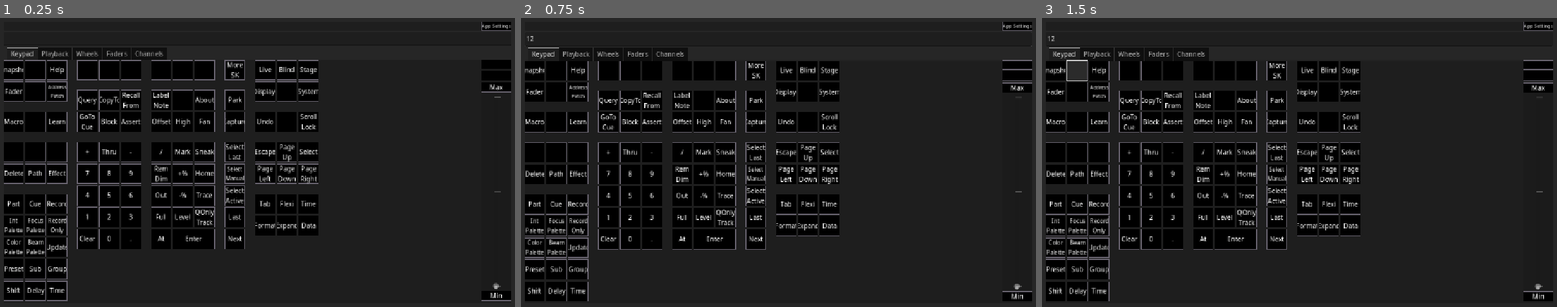
Above: before the commit, frames 1-3 (left to right).
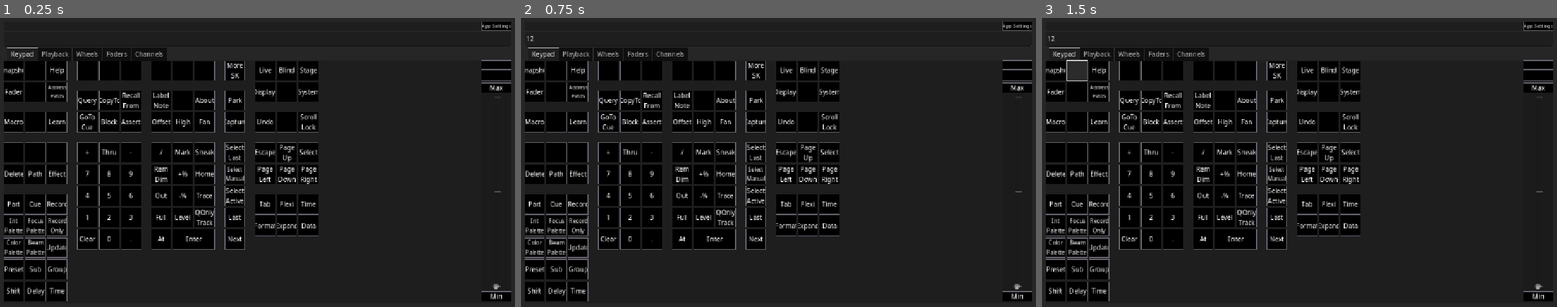
Above: after the commit, the same moments.

Repository: CoffeeCoder1/etc-eos-remote
Game: Godot game, scene res://scenes/main/main.tscn
Two runs of this game, one before a commit and one after it. Both use one fixed random seed, a clock stepped at 60 frames per second and the inputs below.
Inputs (mouse positions are in pixels of both pictures, inside the frame that each line leads up to):
- Up to frame 1 (0.25 s): no input
- Up to frame 2 (0.75 s): click (778, 38) at 0.52 s; type "12" at 0.6 s
- Up to frame 3 (1.5 s): click (1078, 70) at 1.27 s

The runs differ from the first frame. In frame 1, 4.9% of the frame differs, in the area x 0-100%, y 11-98%; in frame 2, nothing differs; in frame 3, nothing differs.

Commit message:
Apply the theme globally through the project settings
This makes the theme appear when looking at scenes individually instead
of only appearing when they are children of the main scene.

Diff:
--- /dev/null
+++ b/assets/theme.tres
@@ -0,0 +1,86 @@
+[gd_resource type="Theme" load_steps=10 format=3 uid="uid://dyscxbc331e2o"]
+
+[ext_resource type="FontFile" uid="uid://df16t0vkt0ont" path="res://assets/fonts/noto_sans/NotoSans-VariableFont_wdth,wght.ttf" id="1_wl1kw"]
+[ext_resource type="FontFile" uid="uid://dpqtehi0nif5p" path="res://assets/fonts/noto_emoji/NotoEmoji-VariableFont_wght.ttf" id="2_lu33j"]
+
+[sub_resource type="StyleBoxFlat" id="StyleBoxFlat_5n5nr"]
+content_margin_left = 4.0
+content_margin_top = 4.0
+content_margin_right = 4.0
+content_margin_bottom = 4.0
+bg_color = Color(0.1, 0.1, 0.1, 0.3)
+border_width_left = 1
+border_width_top = 1
+border_width_right = 1
+border_width_bottom = 1
+border_color = Color(0.8, 0.8, 0.8, 0.184314)
+corner_detail = 5
+
+[sub_resource type="StyleBoxFlat" id="StyleBoxFlat_oopuq"]
+content_margin_left = 4.0
+content_margin_top = 4.0
+content_margin_right = 4.0
+content_margin_bottom = 4.0
+bg_color = Color(1, 1, 1, 0.75)
+draw_center = false
+border_width_left = 2
+border_width_top = 2
+border_width_right = 2
+border_width_bottom = 2
+corner_detail = 5
+expand_margin_left = 2.0
+expand_margin_top = 2.0
+expand_margin_right = 2.0
+expand_margin_bottom = 2.0
+
+[sub_resource type="StyleBoxFlat" id="StyleBoxFlat_j64ox"]
+bg_color = Color(0.167451, 0.167451, 0.167451, 1)
+border_width_left = 1
+border_width_top = 1
+border_width_right = 1
+border_width_bottom = 1
+border_color = Color(0.4123, 0.39294, 0.440007, 1)
+
+[sub_resource type="StyleBoxFlat" id="StyleBoxFlat_4f643"]
+bg_color = Color(0, 0, 0, 1)
+border_width_left = 1
+border_width_top = 1
+border_width_right = 1
+border_width_bottom = 1
+border_color = Color(0.4123, 0.39294, 0.440007, 1)
+
+[sub_resource type="StyleBoxFlat" id="StyleBoxFlat_80rpq"]
+bg_color = Color(0.163861, 0.163861, 0.163861, 1)
+border_width_left = 1
+border_width_top = 1
+border_width_right = 1
+border_width_bottom = 1
+border_color = Color(0.74127, 0.446711, 5.77569e-07, 1)
+
+[sub_resource type="StyleBoxFlat" id="StyleBoxFlat_11fej"]
+content_margin_left = 4.0
+content_margin_top = 4.0
+content_margin_right = 4.0
+content_margin_bottom = 4.0
+bg_color = Color(0.1, 0.1, 0.1, 0.6)
+border_width_left = 1
+border_width_top = 1
+border_width_right = 1
+border_width_bottom = 1
+border_color = Color(0.4123, 0.39294, 0.440007, 1)
+corner_detail = 5
+
+[sub_resource type="FontVariation" id="FontVariation_a8run"]
+fallbacks = Array[Font]([ExtResource("2_lu33j")])
+base_font = ExtResource("1_wl1kw")
+
+[resource]
+default_font = SubResource("FontVariation_a8run")
+Button/font_sizes/font_size = 12
+Button/styles/disabled = SubResource("StyleBoxFlat_5n5nr")
+Button/styles/focus = SubResource("StyleBoxFlat_oopuq")
+Button/styles/hover = SubResource("StyleBoxFlat_j64ox")
+Button/styles/normal = SubResource("StyleBoxFlat_4f643")
+Button/styles/pressed = SubResource("StyleBoxFlat_80rpq")
+Label/styles/normal = SubResource("StyleBoxFlat_4f643")
+LineEdit/styles/normal = SubResource("StyleBoxFlat_11fej")
--- a/project.godot
+++ b/project.godot
@@ -32,6 +32,10 @@
 
 enabled=PackedStringArray("res://addons/godOSC/plugin.cfg")
 
+[gui]
+
+theme/custom="uid://dyscxbc331e2o"
+
 [input]
 
 keypad_snapshot={
--- a/scenes/main/main.tscn
+++ b/scenes/main/main.tscn
@@ -1,9 +1,7 @@
-[gd_scene load_steps=22 format=3 uid="uid://b1p8ak2bb83bq"]
+[gd_scene load_steps=12 format=3 uid="uid://b1p8ak2bb83bq"]
 
 [ext_resource type="Script" uid="uid://drhpx2eyg21j" path="res://scenes/main/panel_container.gd" id="1_ltf1v"]
-[ext_resource type="FontFile" uid="uid://df16t0vkt0ont" path="res://assets/fonts/noto_sans/NotoSans-VariableFont_wdth,wght.ttf" id="1_yyfjg"]
 [ext_resource type="Script" uid="uid://c2cwigs4cceo4" path="res://scenes/messages/osc_label.gd" id="2_6h2ie"]
-[ext_resource type="FontFile" uid="uid://dpqtehi0nif5p" path="res://assets/fonts/noto_emoji/NotoEmoji-VariableFont_wght.ttf" id="2_b1x3f"]
 [ext_resource type="PackedScene" uid="uid://cv50y2jxdoasn" path="res://scenes/panels/settings/settings.tscn" id="2_w362o"]
 [ext_resource type="PackedScene" uid="uid://5rbtyjxu8hl4" path="res://scenes/panels/wheels/wheels.tscn" id="4_jlbm2"]
 [ext_resource type="PackedScene" uid="uid://lowydp6qwkqd" path="res://scenes/panels/keypad/keypad.tscn" id="5_j6y4i"]
@@ -11,88 +9,6 @@
 [ext_resource type="PackedScene" uid="uid://cv557earf34nf" path="res://scenes/panels/faders/faders.tscn" id="7_ecdne"]
 [ext_resource type="Script" uid="uid://bf2setmvp6xd6" path="res://scenes/elements/command_line/command_line.gd" id="7_ouso4"]
 [ext_resource type="PackedScene" uid="uid://b67u4htf1iop4" path="res://scenes/panels/channels/channels.tscn" id="8_b1x3f"]
-
-[sub_resource type="StyleBoxFlat" id="StyleBoxFlat_5n5nr"]
-content_margin_left = 4.0
-content_margin_top = 4.0
-content_margin_right = 4.0
-content_margin_bottom = 4.0
-bg_color = Color(0.1, 0.1, 0.1, 0.3)
-border_width_left = 1
-border_width_top = 1
-border_width_right = 1
-border_width_bottom = 1
-border_color = Color(0.8, 0.8, 0.8, 0.184314)
-corner_detail = 5
-
-[sub_resource type="StyleBoxFlat" id="StyleBoxFlat_oopuq"]
-content_margin_left = 4.0
-content_margin_top = 4.0
-content_margin_right = 4.0
-content_margin_bottom = 4.0
-bg_color = Color(1, 1, 1, 0.75)
-draw_center = false
-border_width_left = 2
-border_width_top = 2
-border_width_right = 2
-border_width_bottom = 2
-corner_detail = 5
-expand_margin_left = 2.0
-expand_margin_top = 2.0
-expand_margin_right = 2.0
-expand_margin_bottom = 2.0
-
-[sub_resource type="StyleBoxFlat" id="StyleBoxFlat_j64ox"]
-bg_color = Color(0.167451, 0.167451, 0.167451, 1)
-border_width_left = 1
-border_width_top = 1
-border_width_right = 1
-border_width_bottom = 1
-border_color = Color(0.4123, 0.39294, 0.440007, 1)
-
-[sub_resource type="StyleBoxFlat" id="StyleBoxFlat_4f643"]
-bg_color = Color(0, 0, 0, 1)
-border_width_left = 1
-border_width_top = 1
-border_width_right = 1
-border_width_bottom = 1
-border_color = Color(0.4123, 0.39294, 0.440007, 1)
-
-[sub_resource type="StyleBoxFlat" id="StyleBoxFlat_80rpq"]
-bg_color = Color(0.163861, 0.163861, 0.163861, 1)
-border_width_left = 1
-border_width_top = 1
-border_width_right = 1
-border_width_bottom = 1
-border_color = Color(0.74127, 0.446711, 5.77569e-07, 1)
-
-[sub_resource type="StyleBoxFlat" id="StyleBoxFlat_11fej"]
-content_margin_left = 4.0
-content_margin_top = 4.0
-content_margin_right = 4.0
-content_margin_bottom = 4.0
-bg_color = Color(0.1, 0.1, 0.1, 0.6)
-border_width_left = 1
-border_width_top = 1
-border_width_right = 1
-border_width_bottom = 1
-border_color = Color(0.4123, 0.39294, 0.440007, 1)
-corner_detail = 5
-
-[sub_resource type="FontVariation" id="FontVariation_a8run"]
-fallbacks = Array[Font]([ExtResource("2_b1x3f")])
-base_font = ExtResource("1_yyfjg")
-
-[sub_resource type="Theme" id="Theme_tq8lr"]
-default_font = SubResource("FontVariation_a8run")
-Button/font_sizes/font_size = 12
-Button/styles/disabled = SubResource("StyleBoxFlat_5n5nr")
-Button/styles/focus = SubResource("StyleBoxFlat_oopuq")
-Button/styles/hover = SubResource("StyleBoxFlat_j64ox")
-Button/styles/normal = SubResource("StyleBoxFlat_4f643")
-Button/styles/pressed = SubResource("StyleBoxFlat_80rpq")
-Label/styles/normal = SubResource("StyleBoxFlat_4f643")
-LineEdit/styles/normal = SubResource("StyleBoxFlat_11fej")
 
 [sub_resource type="StyleBoxFlat" id="StyleBoxFlat_45cpf"]
 bg_color = Color(0.149475, 0.149475, 0.149474, 1)
@@ -106,7 +22,6 @@
 anchor_bottom = 1.0
 grow_horizontal = 2
 grow_vertical = 2
-theme = SubResource("Theme_tq8lr")
 
 [node name="PanelContainer" type="PanelContainer" parent="."]
 layout_mode = 1
